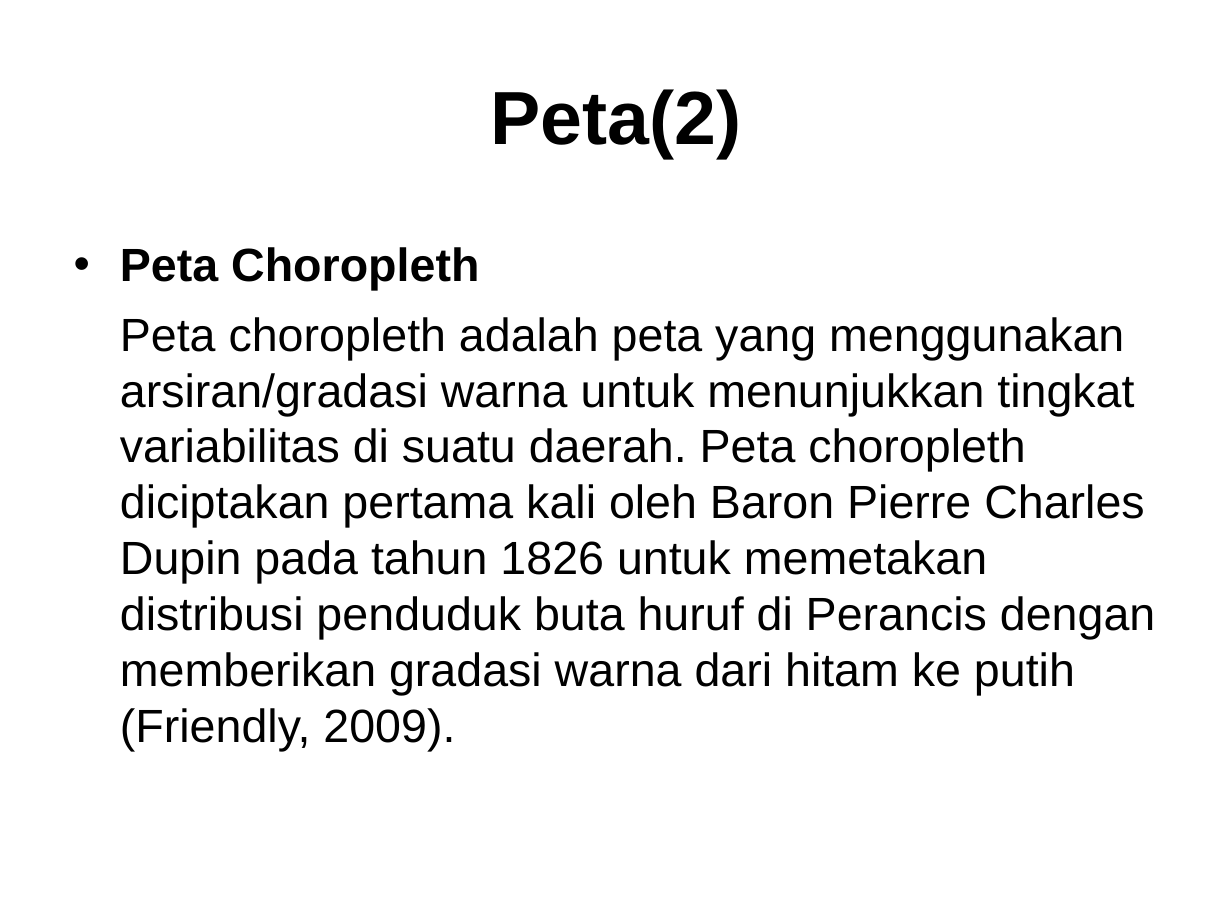
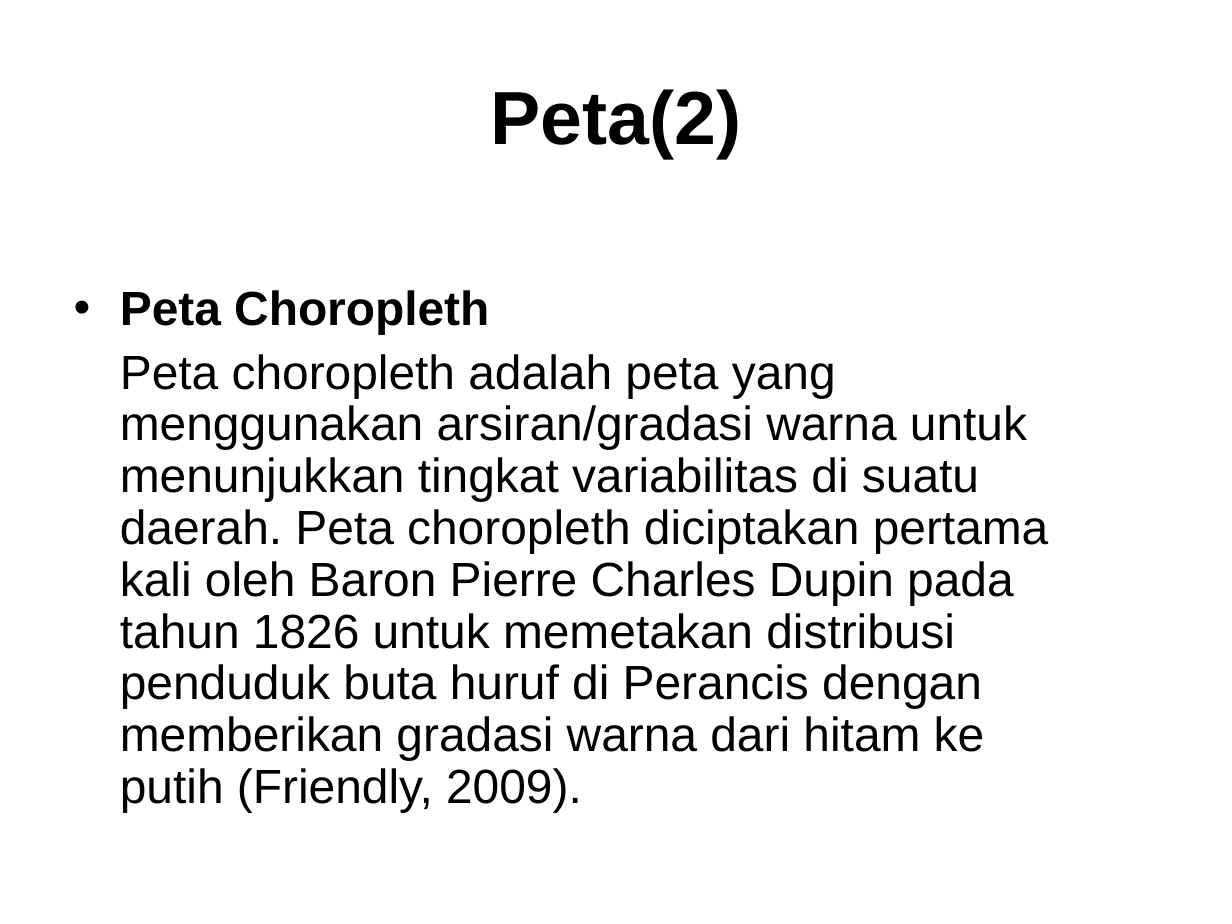
Before and after one commit to haydiru/nothingSpesial, a slide deck: slide 11 of seminar.ppt. Drawn at 1232x924 pixels with LibreOffice and Linux fonts; fonts in the diff are those of the drawing; background and template pictures are left out. Boxes give left, top, right and bottom in pixels: in the first picture for what was removed or moved away, otherwise in the second. Text is boxed around its words. In the diff, an @@ line names an element or a change of style, - is before the commit and + after.

```diff
--- a/seminar.ppt
+++ b/seminar.ppt
@@ text "Peta Choropleth": place and size @@
-text "Peta Choropleth" at box(120, 247, 1155, 751)
+text "Peta Choropleth" at box(120, 290, 1049, 812)
@@ text "Peta Choropleth" at box(120, 290, 1049, 812): size 27.2 to 28 pt; line spacing 1 to 0.9; less space between paragraphs @@
```
Also in this commit, not shown: 8 other slides changed.
